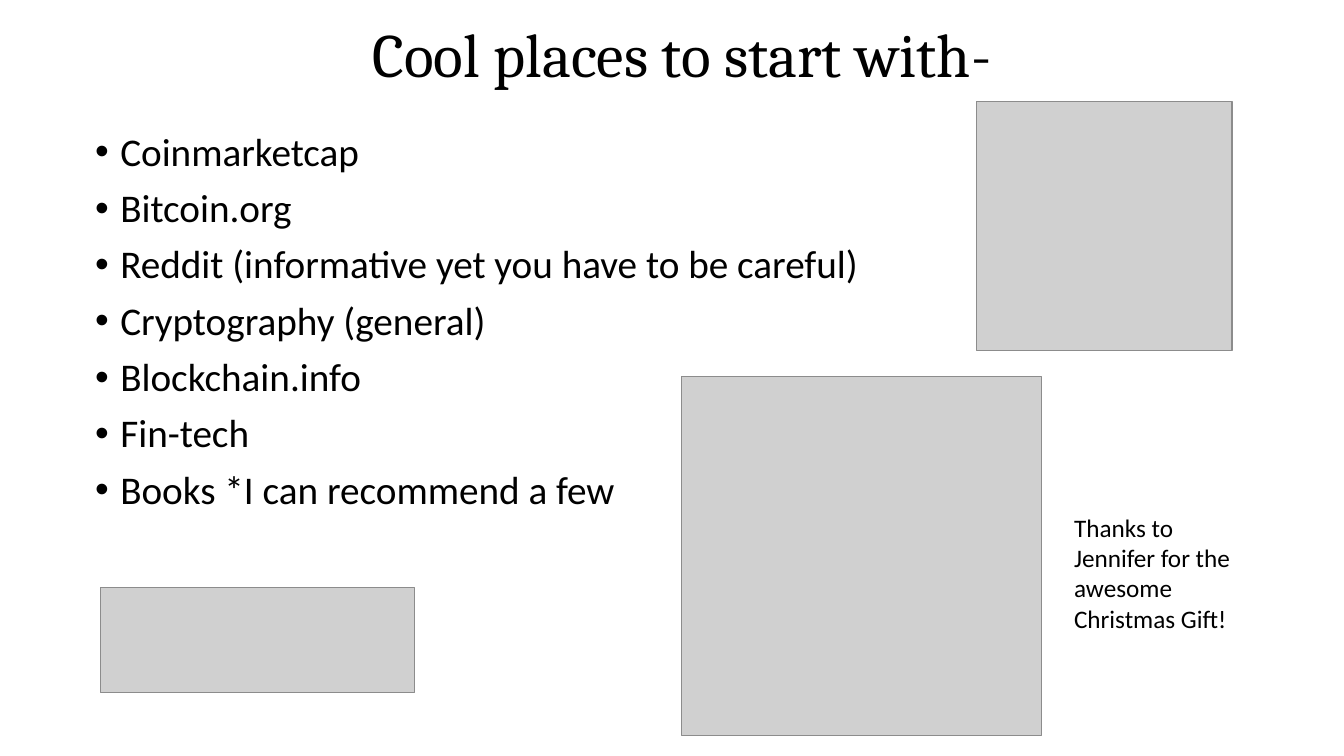
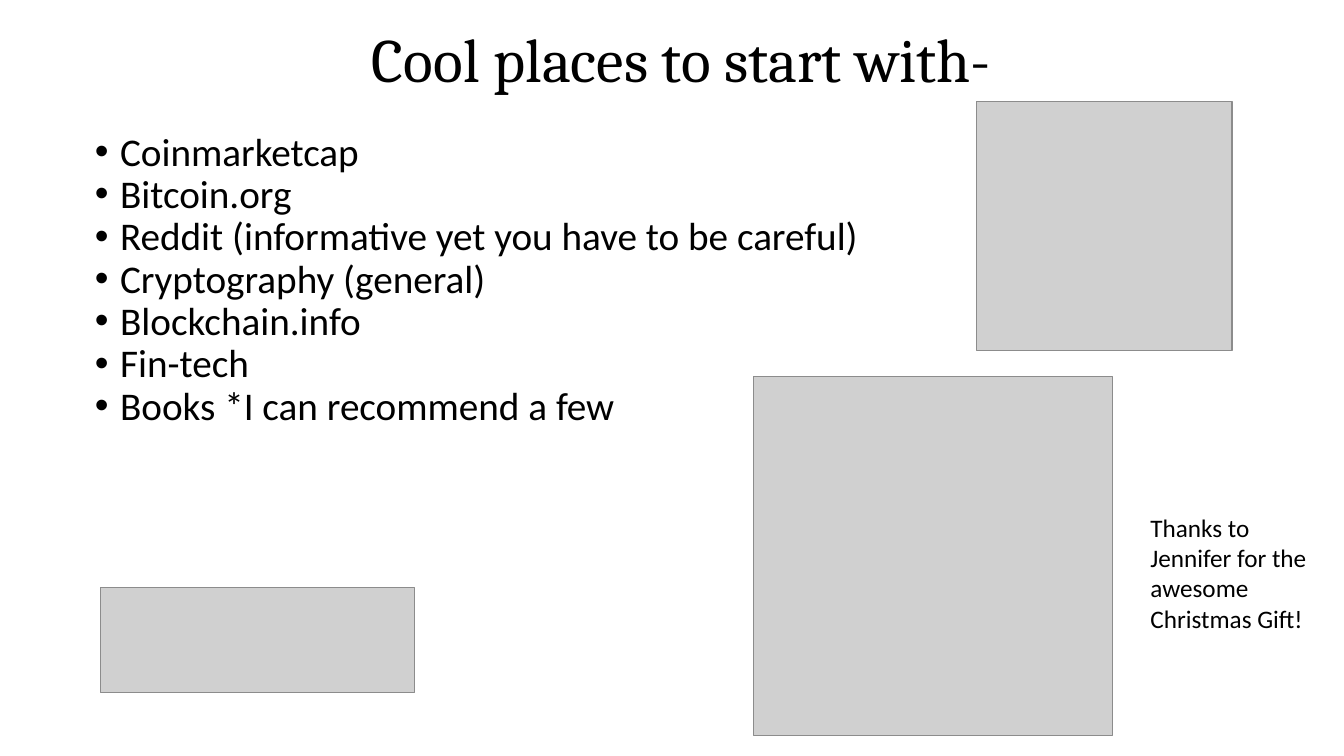
Before and after one commit to bitcoinclubatksu/BitcoinClub, a slide deck: slide 13 of meetup-2_presentation/Bitcoin_Club_Meetup_2_presentation.pptx. Drawn at 1344x756 pixels with LibreOffice and Linux fonts; fonts in the diff are those of the drawing; grey boxes stand for pictures. Boxes give left, top, right and bottom in pixels: in the first picture for what was removed or moved away, otherwise in the second. Text is boxed around its words. In the diff, an @@ line names an element or a change of style, - is before the commit and + after.

```diff
--- a/meetup-2_presentation/Bitcoin_Club_Meetup_2_presentation.pptx
+++ b/meetup-2_presentation/Bitcoin_Club_Meetup_2_presentation.pptx
@@ text "Cool places to start with-" at box(372, 39, 991, 95): line spacing 0.9 to 1 @@
@@ text "Coinmarketcap" at box(120, 138, 858, 421): less space between paragraphs @@
@@ picture: place and size @@
-picture at box(683, 376, 1042, 735)
+picture at box(753, 376, 1112, 735)
@@ text "Thanks to Jennifer for the ...": place and size @@
-text "Thanks to Jennifer for the ..." at box(1074, 519, 1230, 629)
+text "Thanks to Jennifer for the ..." at box(1150, 519, 1306, 629)
```
Also in this commit, not shown: 13 other slides changed, 6 other files.
